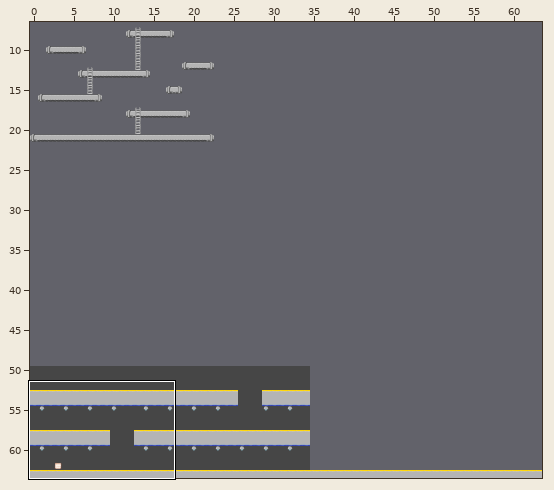
Level history. Tiled map: factory.tmx. Above: a wide view before the commit, with the close-up outlined.
Close-up. Before:
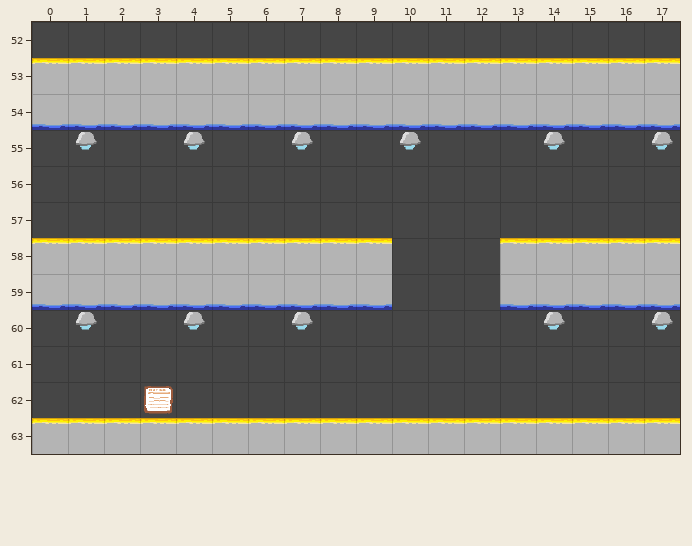
Cells are 48x48 px. Shown: x 0..17, y 52..63. The commit also changed other parts of the map, which this record leaves out.
New version:
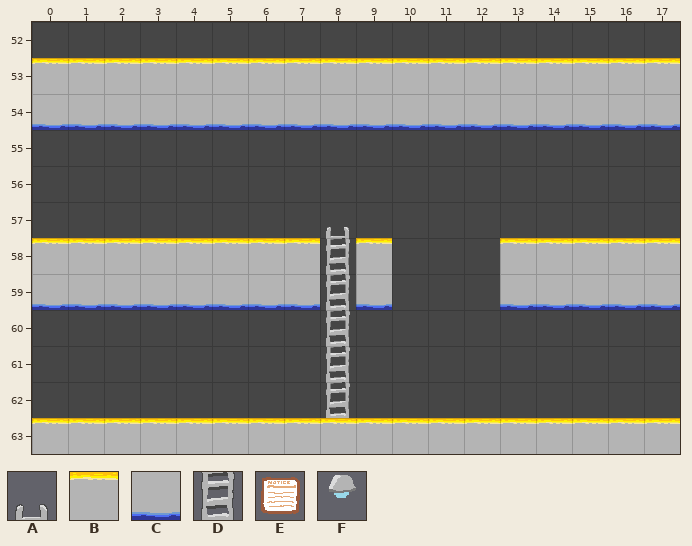
Key: from "factory_tiles": A 20, B 21, C 23, D 30, E 32, F 33.
_ is an empty cell, . an unchanged one.
Change:
--- layer "FG" (now hidden)
@@ x 1..17 @@
-55 F..F..F..F...F..F
+55 _.._.._.._..._.._
@@ x 1..17 @@
-60 F..F..F......F..F
+60 _.._.._......_.._
@@ x 3..3 @@
-62 E
+62 _
--- layer "Collision"
@@ x 8..8 @@
-57 _
-58 B
-59 C
-60 _
-61 _
-62 _
+57 A
+58 D
+59 D
+60 D
+61 D
+62 D
